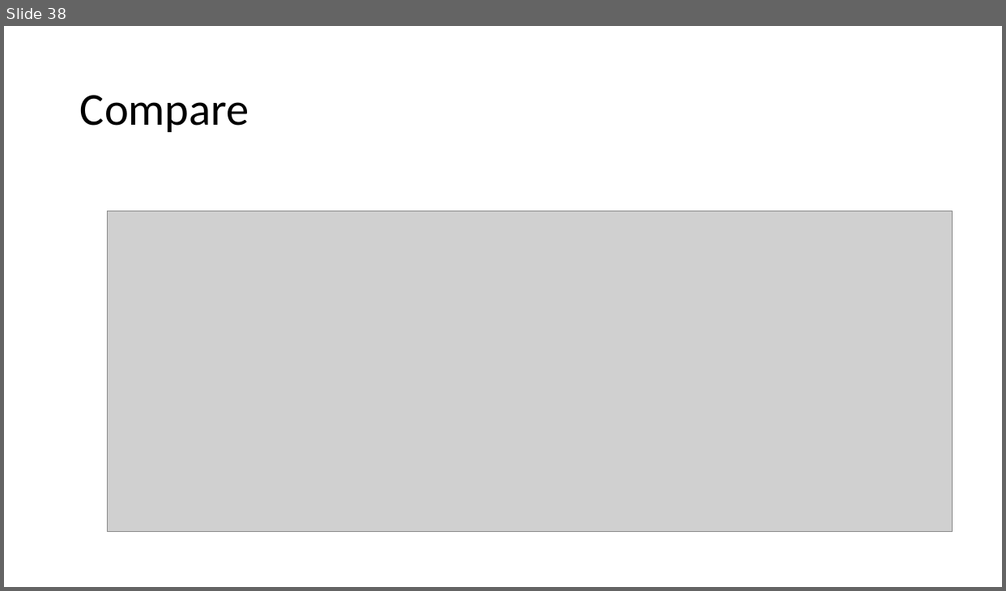
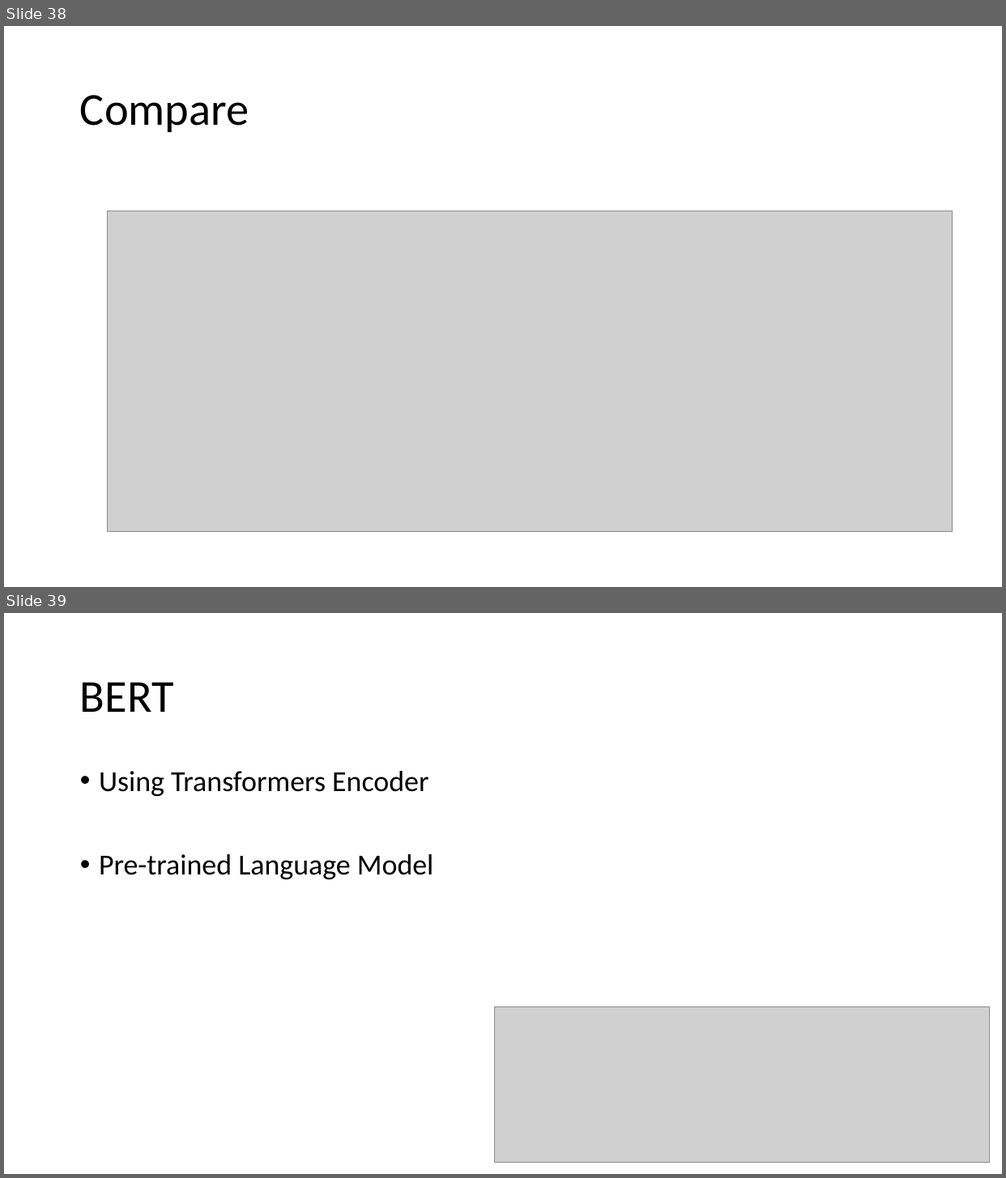
Before and after one commit to aron3312/embedding2lm, a slide deck: FromEmbeddingToLM.pptx. Shown one above the other, each under a label of ours: slide 38 before the commit, slides 38 and 39 after it. The pictures are 1006x591 and 1006x1178 pixels, drawn with LibreOffice and Linux fonts; fonts in the diff are those of the drawing; grey boxes stand for pictures. Boxes give left, top, right and bottom in pixels: in the first picture for what was removed or moved away, otherwise in the second. Text is boxed around its words. In the diff, an @@ line names an element or a change of style, - is before the commit and + after.

```diff
--- a/FromEmbeddingToLM.pptx
+++ b/FromEmbeddingToLM.pptx
@@ slide 39 added at (x1=4, y1=613, x2=1002, y2=1174), background #FFFFFF @@
@@ title added at (x1=80, y1=682, x2=174, y2=712), 44 pt, text #000000 @@
+BERT
@@ text added at (x1=99, y1=771, x2=434, y2=879), 28 pt, text #000000 @@
+• Using Transformers Encoder
+• Pre-trained Language Model
@@ picture added at (x1=495, y1=1007, x2=990, y2=1163) @@
```
Also in this commit, not shown: 1 slide changed, 3 other slides added, 1 slide removed, 3 other files.
